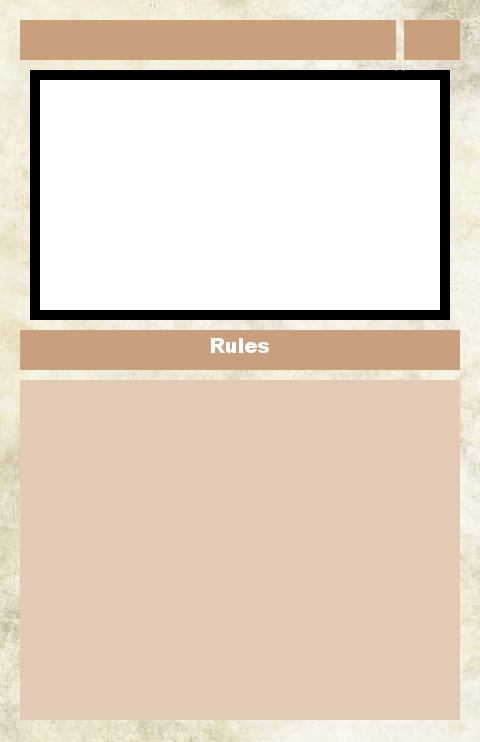
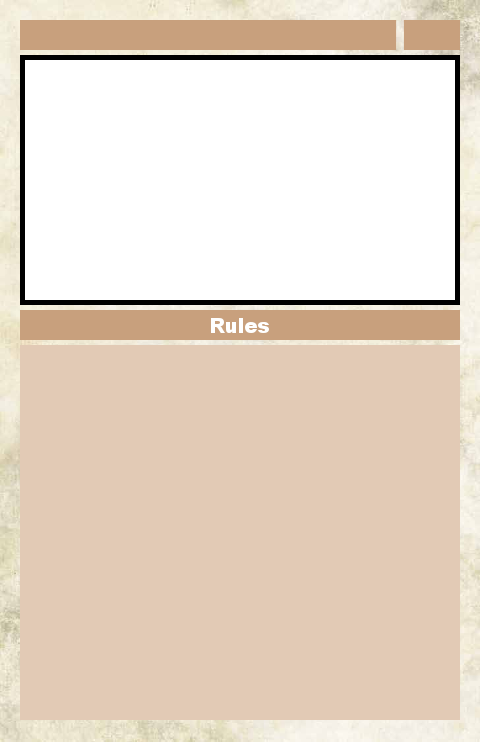
Comparing the layer stacks of the two 480 x 742 images. Changes:
painted on "Rules" over [211, 318, 269, 353]
painted on "foreground" over [20, 50, 460, 380]
